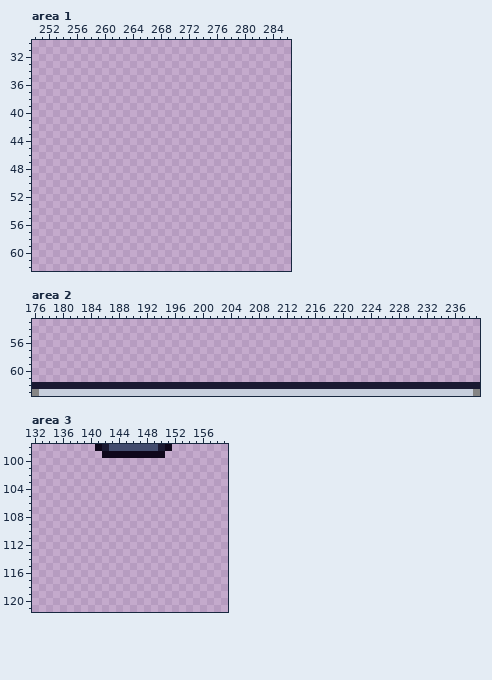
One commit to this pixel-art file: core/assets/ase/ui.ase. This is how it looked before the edit.
512x256 pixels, 1 frame. Colours within 5 levels of each other are drawn and written as one. Shown: area 1: x 250..286, y 30..62; area 2: x 176..239, y 53..63; area 3: x 132..159, y 98..121. The old version is drawn lined up with the new one.
Now the later version:
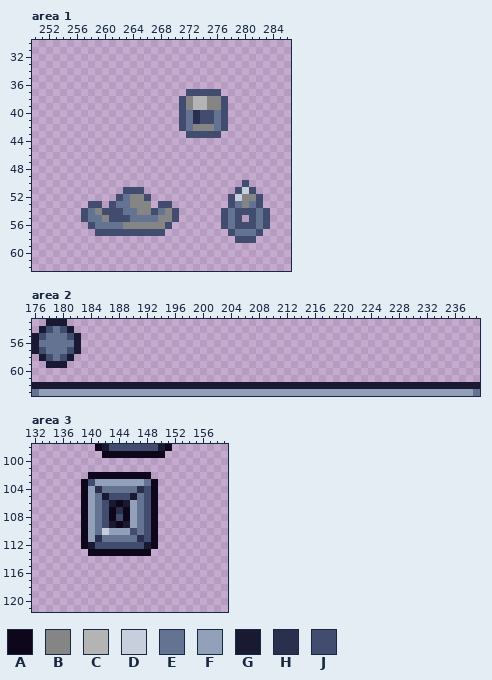
Palette (. is transparent): A #0e071b  B #858585  C #b4b4b4  D #c7cfdd  E #657392  F #92a1b9  G #1a1932  H #2a2f4e  J #424c6e
The edit:
drawings rearranged on the sheet (the old picture shows each at its new place; 5 dropped ones are not shown)
Area 1:
y 37: x 272..276 ..... -> JJJJJ
y 38..39: x 271..277 ....... -> JBCCBBJ
y 40..41: x 271..277 ....... -> JEHJJEJ
y 42: x 271..277 ....... -> JEBBBEJ
y 43: x 272..276 ..... -> JJJJJ
y 50: x 280 . -> J
y 51: x 263..265 ... -> JJJ; x 279..281 ... -> JDJ
y 52: x 262..266 ..... -> JEBBJ; x 278..282 ..... -> JDBBJ
y 53: x 258..259 .. -> JJ; x 261..266 ...... -> JEEBBB; x 268..269 .. -> JJ; x 278..282 ..... -> JEBEJ
y 54: x 257..270 .............. -> JEBJJJEEBBJEBJ; x 277..283 ....... -> JEJJJEJ
y 55: x 257..270 .............. -> JEEBJJJEEEEBBJ; x 277..279 ... -> JEJ; x 281..283 ... -> JEJ
y 56: x 258..269 ............ -> JEEEEBBBBBBJ; x 277..283 ....... -> JEJJJEJ
y 57: x 259..268 .......... -> JJJJJJJJJJ; x 278..282 ..... -> JEEEJ
y 58: x 279..281 ... -> JJJ
Area 2:
y 53: x 178..180 ... -> GGG
y 54: x 177..181 ..... -> GJEJG
y 55: x 176..182 ....... -> GJEEEJG
y 56: x 176..182 ....... -> GEEEEEG
y 57: x 176..182 ....... -> GJEEEJG
y 58: x 177..181 ..... -> GJEJG
y 59: x 178..180 ... -> GGG
y 63: x 176..239 BDDDDDDDDDDDDDDDDDDDDDDDDDDDDDDDDDDDDDDDDDDDDDDDDDDDDDDDDDDDDDDB -> EFFFFFFFFFFFFFFFFFFFFFFFFFFFFFFFFFFFFFFFFFFFFFFFFFFFFFFFFFFFFFFE
Area 3:
y 102: x 140..148 ......... -> AAAAAAAAA
y 103: x 139..149 ........... -> AJFFFFFFFEA
y 104: x 139..149 ........... -> AFHEEEEEHJA
y 105: x 139..149 ........... -> AFEGJJJGEJA
y 106: x 139..149 ........... -> AFEJGAGFEJA
y 107: x 139..149 ........... -> AFEJAHAFEJA
y 108: x 139..149 ........... -> AFEJAJAFEJA
y 109: x 139..149 ........... -> AFEJGAGFEJA
y 110: x 139..149 ........... -> AFEDFFFJEJA
y 111: x 139..149 ........... -> AFHEEEEEHJA
y 112: x 139..149 ........... -> AGJJJJJJJGA
y 113: x 140..148 ......... -> AAAAAAAAA
Where, in picture pixels (left, top, right, bottom), the same in both pictures:
added: (179, 89, 228, 138)
added: (221, 180, 270, 243)
added: (81, 187, 179, 236)
changed: (32, 319, 480, 396)
added: (81, 472, 158, 556)
